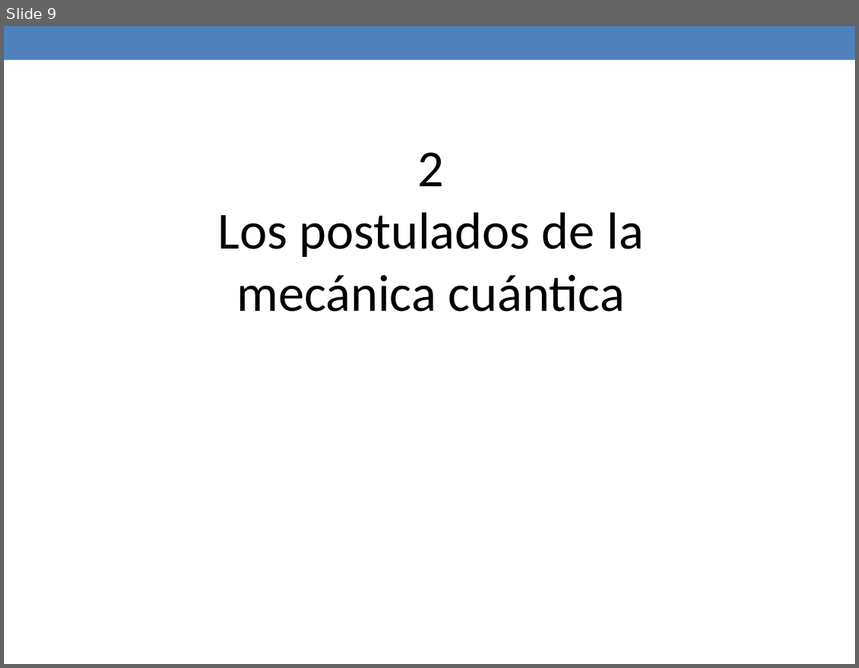
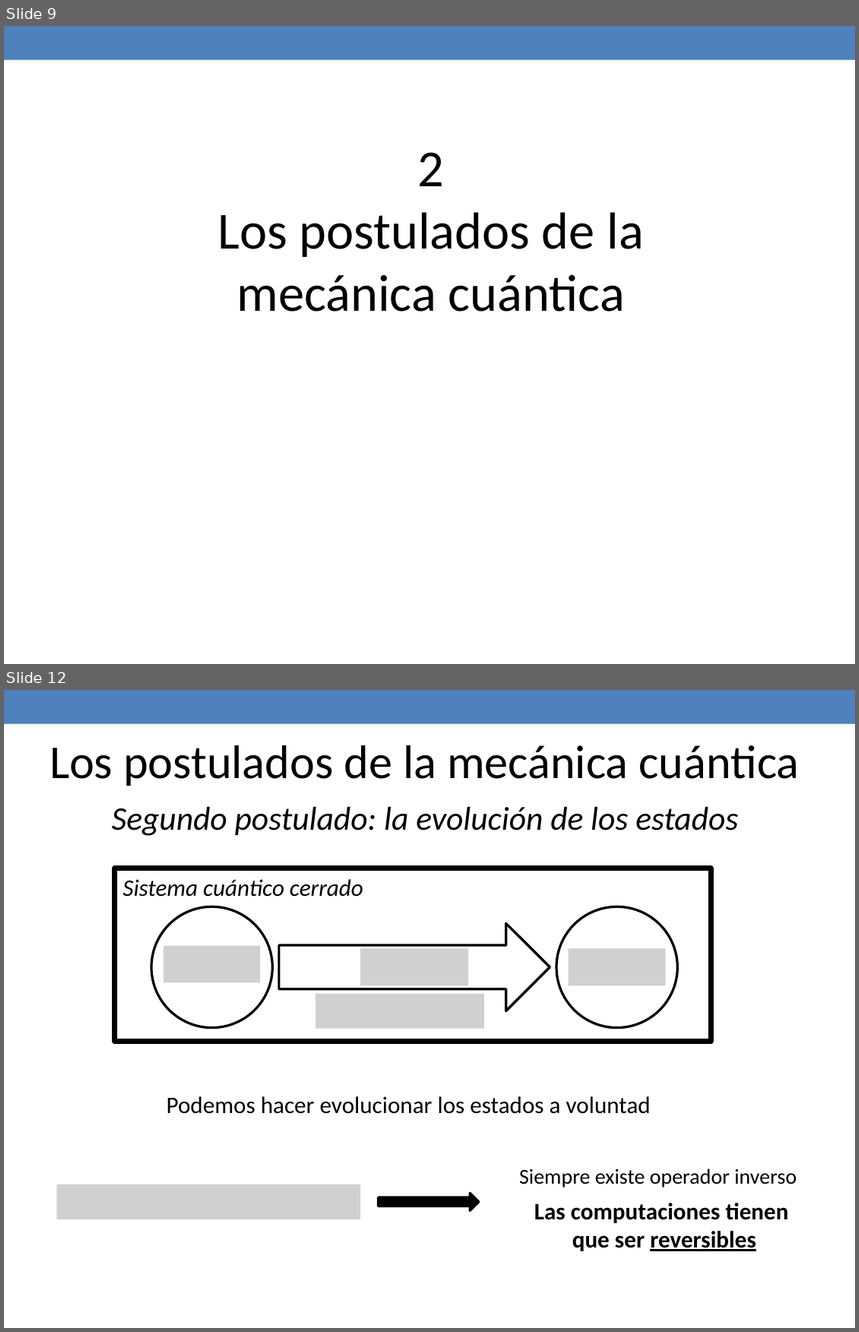
Before and after one commit to jaimecp89/qMIPS101, a slide deck: qMIPS/doc/Presentacion PFC.pptx. Shown one above the other, each under a label of ours: slide 9 before the commit, slides 9 and 12 after it; the slides between them are not shown. The pictures are 859x668 and 859x1332 pixels, drawn with LibreOffice and Linux fonts; fonts in the diff are those of the drawing; grey boxes stand for pictures. Boxes give left, top, right and bottom in pixels: in the first picture for what was removed or moved away, otherwise in the second. Text is boxed around its words. In the diff, an @@ line names an element or a change of style, - is before the commit and + after.

```diff
--- a/qMIPS/doc/Presentacion PFC.pptx
+++ b/qMIPS/doc/Presentacion PFC.pptx
@@ slide 12 added at (x1=4, y1=690, x2=855, y2=1328), background #FFFFFF; not listed: 1 template element that a slide beside it also shows @@
@@ text added at (x1=50, y1=745, x2=800, y2=786), 40 pt, text #000000 @@
+Los postulados de la mecánica cuántica
@@ text added at (x1=112, y1=806, x2=738, y2=836), 28 pt, text #000000, italic @@
+Segundo postulado: la evolución de los estados
@@ rectangle added at (x1=115, y1=869, x2=712, y2=1042), outline #000000 4.5 pt @@
@@ text added at (x1=123, y1=879, x2=363, y2=897), 20 pt, text #000000, italic @@
+Sistema cuántico cerrado
@@ group added at (x1=151, y1=907, x2=677, y2=1028): 3 pictures, 2 ellipses, 1 right arrow @@
@@ picture added at (x1=316, y1=994, x2=484, y2=1029) @@
@@ text added at (x1=167, y1=1097, x2=651, y2=1114), 20 pt, text #000000 @@
+Podemos hacer evolucionar los estados a voluntad
@@ picture added at (x1=56, y1=1185, x2=360, y2=1220) @@
@@ text added at (x1=519, y1=1169, x2=797, y2=1188), 18 pt, text #000000 @@
+Siempre existe operador inverso
@@ right arrow added at (x1=379, y1=1193, x2=479, y2=1211), fill #000000, outline #000000 2.08 pt @@
@@ text added at (x1=534, y1=1203, x2=789, y2=1252), 20 pt, text #000000, bold @@
+Las computaciones tienen
+que ser reversibles
```
Also in this commit, not shown: 6 other slides added, 1 other file.
